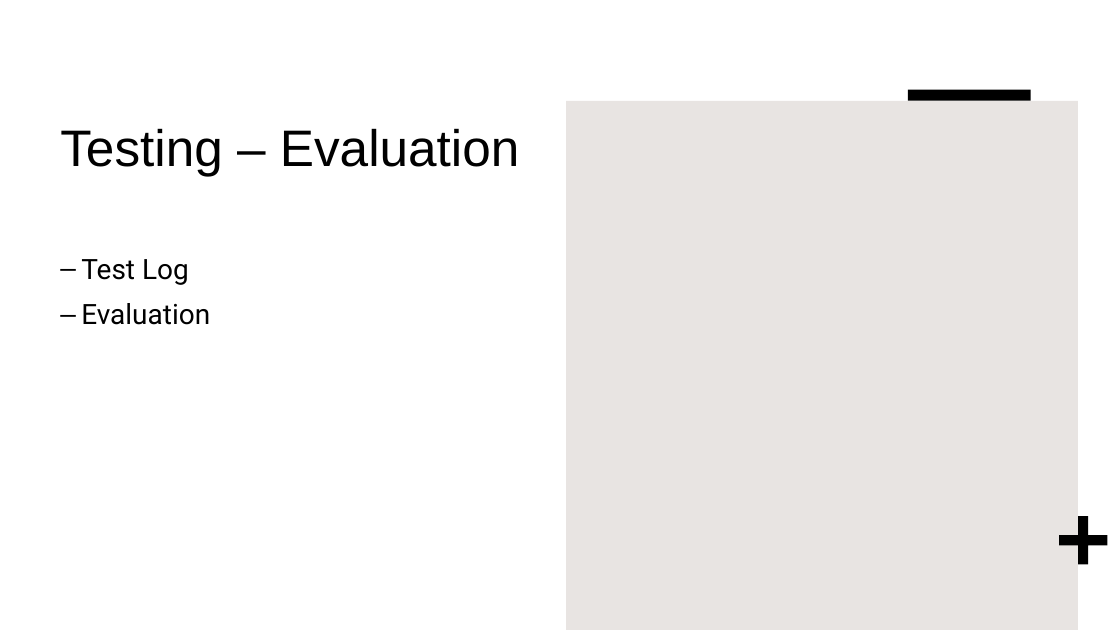
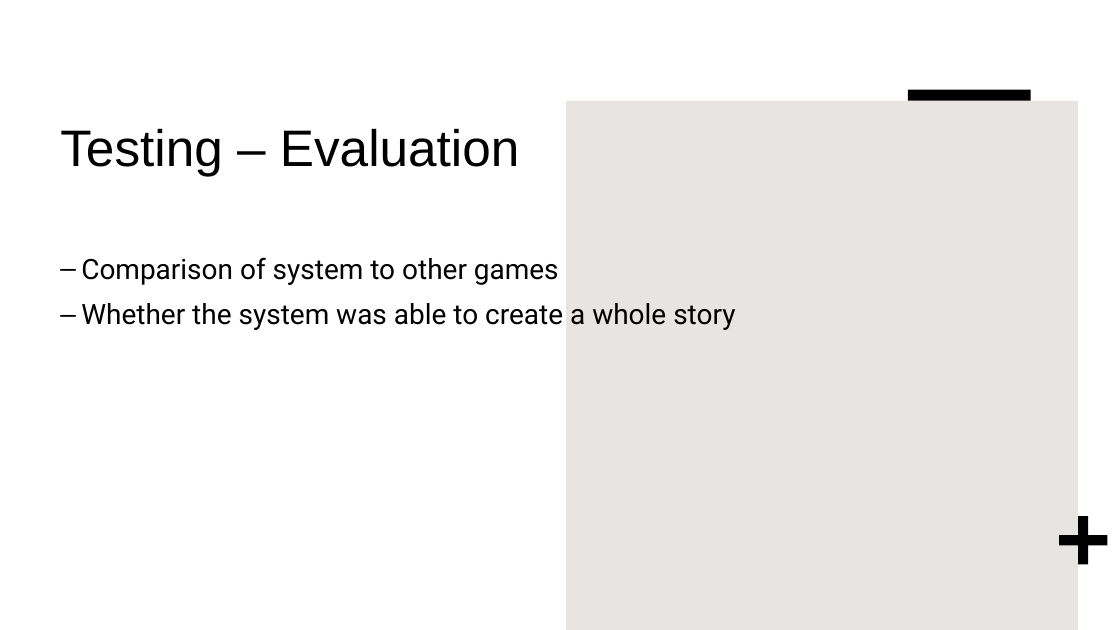
Before and after one commit to IsaacdmDunn/FYP-Bsc, a slide deck: slide 18 of Narrative AI Generation.pptx (slide 16 before the commit). Drawn at 1120x630 pixels with LibreOffice and Linux fonts; fonts in the diff are those of the drawing. Boxes give left, top, right and bottom in pixels: in the first picture for what was removed or moved away, otherwise in the second. Text is boxed around its words. In the diff, an @@ line names an element or a change of style, - is before the commit and + after.

```diff
--- a/Narrative AI Generation.pptx
+++ b/Narrative AI Generation.pptx
@@ text at (81,257,735,330): text changed @@
-– Test Log
-– Evaluation
+– Comparison of system to other games
+– Whether the system was able to create a whole story
```
Also in this commit, not shown: 3 other slides changed, 7 slides added, 3 slides removed.
